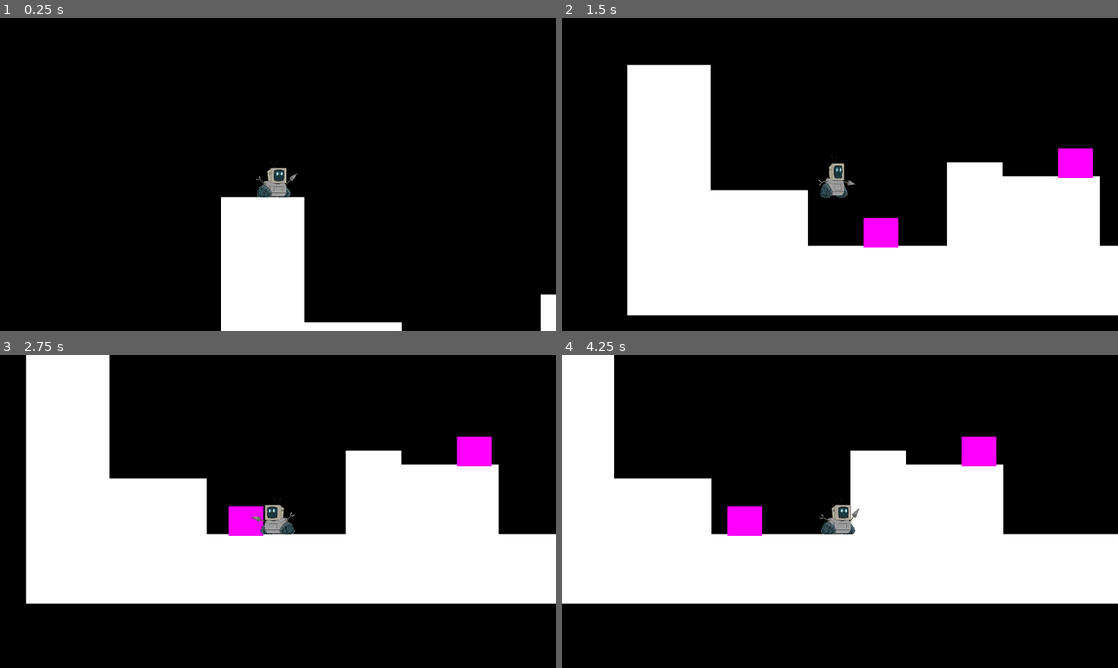
Above: before the commit, frames 1-4 (two rows, left to right).
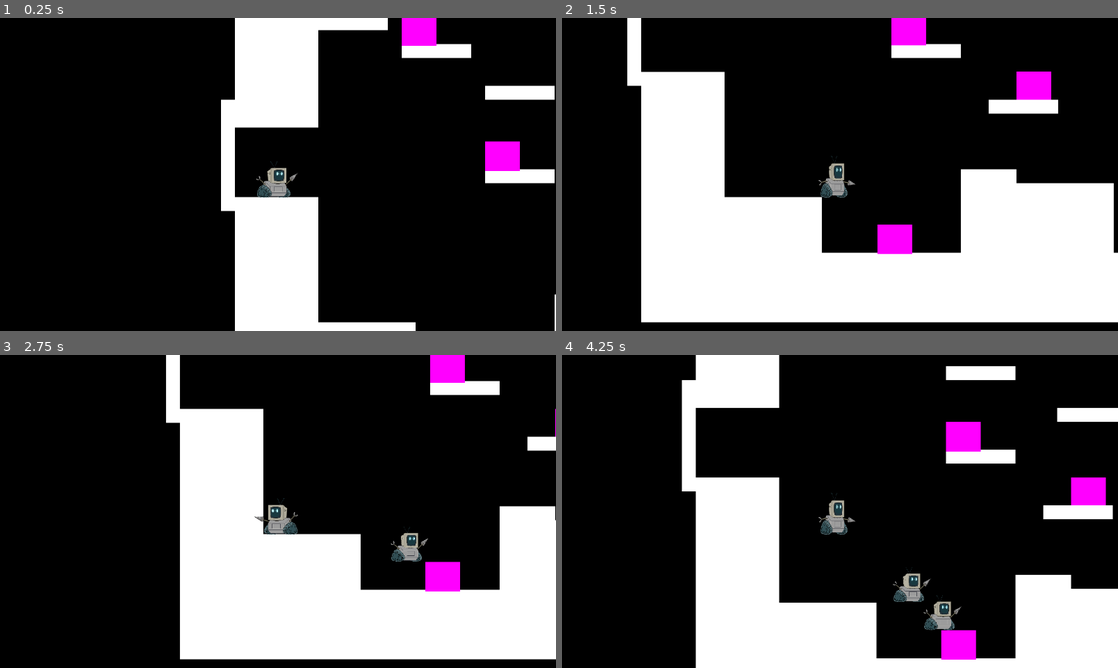
Above: after the commit, the same moments.

Repository: cvr8924/robot-game
Game: Godot game, scene res://src/Stages/TestScreen.tscn
The game is run twice, just before and just after one commit, with the same random seed, the same clock (stepped at 60 frames per second) and the same inputs. This scene is started directly instead of the project's main scene.
Inputs:
- Up to frame 1 (0.25 s): no input
- Up to frame 2 (1.5 s): tap Enter (ui_accept) at 0.5, 0.77 s; hold Right (ui_right) from 0.53 s (still down)
- Up to frame 3 (2.75 s): tap Enter (ui_accept) at 1.52 s; release Right (ui_right) at 2.03 s; hold Left (ui_left) from 2.03 s (still down)
- Up to frame 4 (4.25 s): release Left (ui_left) at 2.78 s; hold Right (ui_right) from 2.78 s (still down); tap Enter (ui_accept) at 3.02, 3.77 s

The runs differ from the first frame. In frame 1, 12% of the frame differs, in the area x 39-100%, y 0-100%; in frame 2, 12%; in frame 3, 49%; in frame 4, 54%, in the area x 0-100%, y 0-100%.

Commit message:
V1 Kill Planes
Note to self: Refactor the Dumb way I made this

~CR

Diff:
--- /dev/null
+++ b/kill_plane.tscn
@@ -0,0 +1,9 @@
+[gd_scene load_steps=2 format=3 uid="uid://cxijrdfttn2ly"]
+
+[ext_resource type="Script" uid="uid://dvd1xr42mgiel" path="res://src/Generics/kill_plane.gd" id="1_nj6os"]
+
+[node name="kill_plane" type="Area2D"]
+script = ExtResource("1_nj6os")
+metadata/_custom_type_script = "uid://dvd1xr42mgiel"
+
+[connection signal="body_entered" from="." to="." method="_on_body_entered"]
--- a/src/Singleton/area_2d.gd
+++ b/src/Generics/kill_plane.gd
@@ -1,4 +1,4 @@
-extends Area2D
+class_name kill_plane extends Area2D
 
 
 # Called when the node enters the scene tree for the first time.
--- /dev/null
+++ b/src/Generics/level_geometry.gd
@@ -0,0 +1,6 @@
+extends CollisionPolygon2D
+@onready var collision_polygon_2d: CollisionPolygon2D = $"."
+@onready var polygon_2d: Polygon2D = $Polygon2D
+
+func _ready():
+	polygon_2d.polygon = collision_polygon_2d.polygon
--- a/src/Stages/TestScreen.tscn
+++ b/src/Stages/TestScreen.tscn
@@ -1,31 +1,95 @@
-[gd_scene load_steps=5 format=3 uid="uid://cf354xjb42m28"]
+[gd_scene load_steps=6 format=3 uid="uid://cf354xjb42m28"]
 
 [ext_resource type="PackedScene" uid="uid://cmb1o47l73yc6" path="res://src/Generics/Level_Generic.tscn" id="1_ia82l"]
 [ext_resource type="PackedScene" uid="uid://boxnfi65tmbmn" path="res://src/Generics/push_block_generic.tscn" id="2_23d56"]
-[ext_resource type="PackedScene" uid="uid://d0hj0ni7pb4b1" path="res://src/Agents/old_body.tscn" id="3_negae"]
+[ext_resource type="PackedScene" uid="uid://cxijrdfttn2ly" path="res://kill_plane.tscn" id="4_hma6q"]
+[ext_resource type="Script" uid="uid://pxtdiglf845p" path="res://src/Generics/level_geometry.gd" id="5_c7lld"]
 
-[sub_resource type="RectangleShape2D" id="RectangleShape2D_negae"]
-size = Vector2(81, 8)
+[sub_resource type="RectangleShape2D" id="RectangleShape2D_c7lld"]
+size = Vector2(481.8125, 13)
 
 [node name="world" instance=ExtResource("1_ia82l")]
 
 [node name="CollisionPolygon2D" parent="StaticBody2D" index="0"]
-polygon = PackedVector2Array(1, 64, 1, 136, 57, 136, 57, 168, 137, 168, 137, 120, 169, 120, 169, 128, 225, 128, 225, 168, 313, 168, 313, 128, 329, 128, 329, 168, 513, 168, 513, 0, 553, 0, 553, 208, -47, 208, -47, 64)
+polygon = PackedVector2Array(1, 64, 1, 136, 57, 136, 57, 168, 137, 168, 137, 120, 169, 120, 169, 128, 225, 128, 225, 168, 313, 168, 313, 128, 361, 128, 361, 168, 513, 168, 513, 128, 553, 128, 553, 208, -47, 208, -47, 64)
 
 [node name="Player" parent="." index="1"]
-position = Vector2(-24, 40)
+position = Vector2(-32, 40)
 
 [node name="PushBlockGeneric" parent="." index="2" instance=ExtResource("2_23d56")]
-position = Vector2(88, 144)
+position = Vector2(88, 151)
 
-[node name="Old_Body" parent="." index="3" instance=ExtResource("3_negae")]
-position = Vector2(384, 128)
+[node name="PushBlockGeneric2" parent="." index="3" instance=ExtResource("2_23d56")]
+position = Vector2(168, 64)
 
-[node name="PushBlockGeneric2" parent="." index="4" instance=ExtResource("2_23d56")]
-position = Vector2(200, 104)
+[node name="kill_plane" parent="." index="4" instance=ExtResource("4_hma6q")]
 
-[node name="Area2D" type="Area2D" parent="." index="5"]
+[node name="CollisionShape2D" type="CollisionShape2D" parent="kill_plane" index="0"]
+position = Vector2(279.09375, 165)
+shape = SubResource("RectangleShape2D_c7lld")
 
-[node name="CollisionShape2D" type="CollisionShape2D" parent="Area2D" index="0"]
-position = Vector2(95.5, 164)
-shape = SubResource("RectangleShape2D_negae")
+[node name="StaticBody2D2" type="StaticBody2D" parent="." index="5"]
+collision_mask = 0
+
+[node name="CollisionPolygon2D" type="CollisionPolygon2D" parent="StaticBody2D2" index="0"]
+position = Vector2(-24, 8)
+polygon = PackedVector2Array(176, 72, 216, 72, 216, 80, 176, 80)
+script = ExtResource("5_c7lld")
+
+[node name="Polygon2D" type="Polygon2D" parent="StaticBody2D2/CollisionPolygon2D" index="0"]
+
+[node name="StaticBody2D3" type="StaticBody2D" parent="." index="6"]
+collision_mask = 0
+
+[node name="CollisionPolygon2D" type="CollisionPolygon2D" parent="StaticBody2D3" index="0"]
+position = Vector2(-80, -24)
+polygon = PackedVector2Array(176, 72, 216, 72, 216, 80, 204.34317, 80, 176, 80)
+script = ExtResource("5_c7lld")
+
+[node name="Polygon2D" type="Polygon2D" parent="StaticBody2D3/CollisionPolygon2D" index="0"]
+
+[node name="Ceiling Static" type="StaticBody2D" parent="." index="7"]
+collision_mask = 0
+
+[node name="CollisionPolygon2D" type="CollisionPolygon2D" parent="Ceiling Static" index="0"]
+position = Vector2(-216, -56)
+polygon = PackedVector2Array(168, -48, 216, -48, 768, -48, 768, -40, 768, 136, 776, 136, 776, 192, 768, 192, 768, 144, 728, 144, 728, -32, 216, -32, 216, 8, 256, 8, 256, 24, 216, 24, 216, 80, 168, 80, 168, 128, 160, 128, 160, 64, 168, 64)
+script = ExtResource("5_c7lld")
+
+[node name="Polygon2D" type="Polygon2D" parent="Ceiling Static/CollisionPolygon2D" index="0"]
+
+[node name="StaticBody2D4" type="StaticBody2D" parent="." index="8"]
+collision_mask = 0
+
+[node name="CollisionPolygon2D" type="CollisionPolygon2D" parent="StaticBody2D4" index="0"]
+position = Vector2(-16, -48)
+polygon = PackedVector2Array(176, 72, 186.5477, 71.99999, 216, 72, 216, 80, 176, 80)
+script = ExtResource("5_c7lld")
+
+[node name="Polygon2D" type="Polygon2D" parent="StaticBody2D4/CollisionPolygon2D" index="0"]
+
+[node name="StaticBody2D5" type="StaticBody2D" parent="." index="9"]
+collision_mask = 0
+
+[node name="CollisionPolygon2D" type="CollisionPolygon2D" parent="StaticBody2D5" index="0"]
+position = Vector2(-80, -72)
+polygon = PackedVector2Array(176, 72, 216, 72, 216, 80, 176, 80)
+script = ExtResource("5_c7lld")
+
+[node name="Polygon2D" type="Polygon2D" parent="StaticBody2D5/CollisionPolygon2D" index="0"]
+
+[node name="StaticBody2D6" type="StaticBody2D" parent="." index="10"]
+collision_mask = 0
+
+[node name="CollisionPolygon2D" type="CollisionPolygon2D" parent="StaticBody2D6" index="0"]
+position = Vector2(-128, -96)
+polygon = PackedVector2Array(176, 72, 216, 72, 216, 80, 176, 80)
+script = ExtResource("5_c7lld")
+
+[node name="Polygon2D" type="Polygon2D" parent="StaticBody2D6/CollisionPolygon2D" index="0"]
+
+[node name="PushBlockGeneric3" parent="." index="11" instance=ExtResource("2_23d56")]
+position = Vector2(96, 32)
+
+[node name="PushBlockGeneric4" parent="." index="12" instance=ExtResource("2_23d56")]
+position = Vector2(48, -40)
Renamed: src/Singleton/area_2d.gd.uid -> src/Generics/kill_plane.gd.uid
Not shown, added: src/Generics/level_geometry.gd.uid
